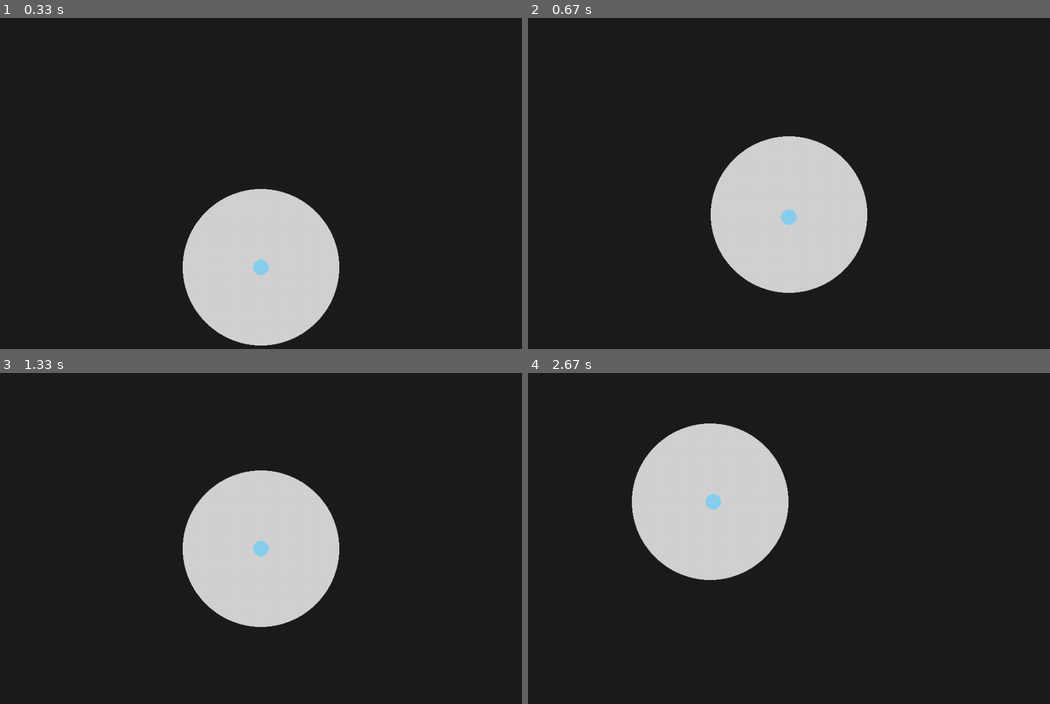
Above: before the commit, frames 1-4 (two rows, left to right).
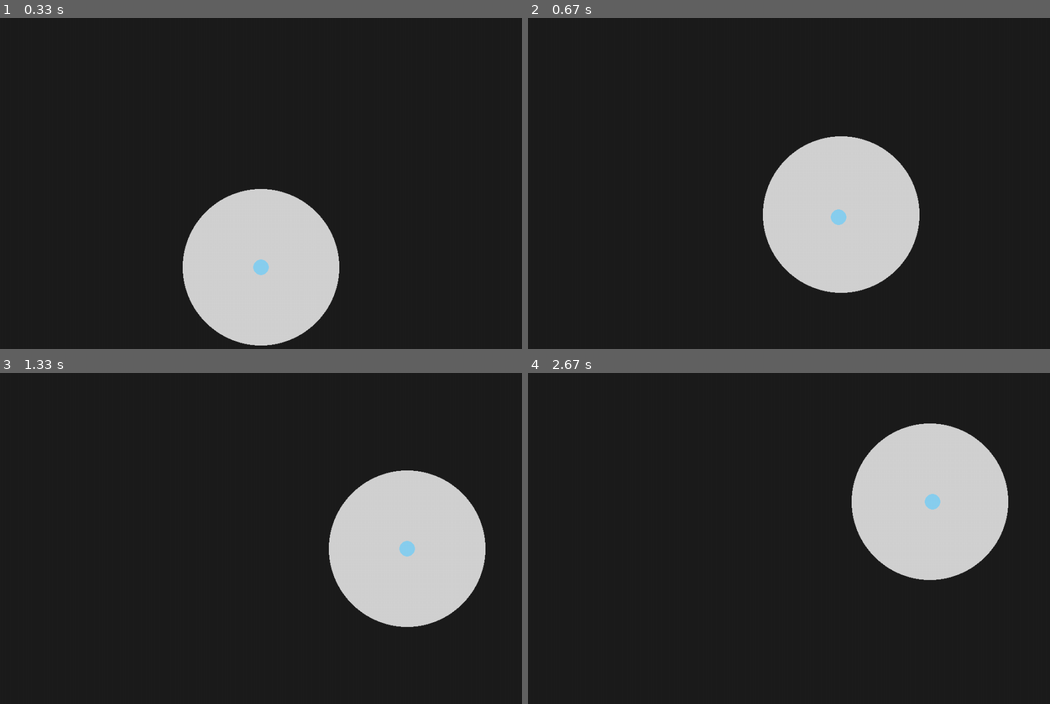
Above: after the commit, the same moments.

Repository: 25Ciba/Programming
Game: pygame game, started from Solution/Main.py
Two runs of this game, one before a commit and one after it. Both use one fixed random seed, a clock stepped at 60 frames per second and the inputs below.
Inputs:
- Up to frame 1 (0.33 s): no input
- Up to frame 2 (0.67 s): hold W from 0.33 s (still down); hold Right from 0.33 s (still down)
- Up to frame 3 (1.33 s): release W at 0.8 s; release Right at 0.8 s; hold Right 0.83-1.3 s
- Up to frame 4 (2.67 s): hold W 1.33-1.63 s; hold Right 1.67-2.13 s; hold A from 2.17 s (still down)

Frame 1 is identical in both runs. In frame 2, 9.6% of the frame differs, in the area x 35-75%, y 35-84%; in frame 3, 22%; in frame 4, 22%, in the area x 19-92%, y 15-63%.

Commit message:
Movement plus player class done

Diff:
--- a/Solution/Main.py
+++ b/Solution/Main.py
@@ -29,13 +29,13 @@
   #Player Creation + Movement
   pg.draw.circle(screen, player_color, player_pos, 15)
   keys = pg.key.get_pressed()
-  if keys[pg.K_w]:
+  if keys[pg.K_w] or keys[pg.K_UP]:
       player_pos.y -= 300 * dt
-  if keys[pg.K_s]:
+  if keys[pg.K_s] or keys[pg.K_DOWN]:
       player_pos.y += 300 * dt
-  if keys[pg.K_a]:
+  if keys[pg.K_a] or keys[pg.K_LEFT]:
       player_pos.x -= 300 * dt
-  if keys[pg.K_d]:
+  if keys[pg.K_d] or keys[pg.K_RIGHT]:
       player_pos.x += 300 * dt
 
   fog_surface = pg.Surface((WIDTH, HEIGHT), pg.SRCALPHA)
--- a/Solution/Test.py
+++ b/Solution/Test.py
@@ -6,25 +6,21 @@
 #inventory
 #equip item
 #story cutscene
-class Player():
-
-    def __init__(player.x, player.y,
-
-    )
+import pygame as pg
+import Main
 
 
 class Player():
-    def __init__(self, playerX, PlayerY, speed, colour, size, screen):
+    def __init__(self, playerX, playerY):
         self.x = playerX
         self.y = playerY
         self.speed = 5
         self.colour = (137, 207, 240)
         self.size = 15
         self.visionRadius = 150
-        self.screen = screen
 
-     def render(self):
-        pygame.draw.circle(self.screen, self.colour, (self.x, self.y, self.size, self.size)) #use the given screen
+    def render(self):
+        pg.draw.circle(self.screen, self.colour, (Main.screen.get_width() / 2, Main.screen.get_height() / 2), self.size)
 
 class Proximity():
 
--- /dev/null
+++ b/Solution/test2.py
@@ -0,0 +1,59 @@
+import pygame as pg
+from Main import *
+
+
+pg.init()
+HEIGHT = 1000
+WIDTH = 1000
+screen = pg.display.set_mode((WIDTH, HEIGHT))
+clock = pg.time.Clock()
+running = True
+dt = 0
+
+class Player():
+    def __init__(self, playerX, playerY):
+        self.x = playerX
+        self.y = playerY
+        self.speed = 5
+        self.colour = (137, 207, 240)
+        self.size = 15
+        self.visionRadius = 150
+        self.player_pos = pg.Vector2(screen.get_width() / 2, screen.get_height() / 2)
+
+    def render(self):
+        pg.draw.circle(self.screen, self.colour, self.player_pos, self.size)
+
+    def Keybinds():
+        keys = pg.key.get_pressed()
+        if keys[pg.K_w]:
+            player_pos.y -= 300 * dt
+        if keys[pg.K_s]:
+            player_pos.y += 300 * dt
+        if keys[pg.K_a]:
+            player_pos.x -= 300 * dt
+        if keys[pg.K_d]:
+            player_pos.x += 300 * dt
+
+while running:
+  for event in pg.event.get():
+    if event.type == pg.QUIT:
+      running = False
+  screen.fill((211, 211, 211))
+
+  #Player Creation + Movement
+  Player.render()
+  Player.Keybinds()
+
+
+  fog_surface = pg.Surface((WIDTH, HEIGHT), pg.SRCALPHA)
+  fog_surface.fill((0, 0, 0, 220))
+  pg.draw.circle(
+      fog_surface, (0, 0, 0, 0), player_pos, vision_radius)
+  screen.blit(fog_surface, (0, 0))
+
+
+  pg.display.flip()
+  dt =clock.tick(60) / 1000
+
+#############
+pg.quit()
